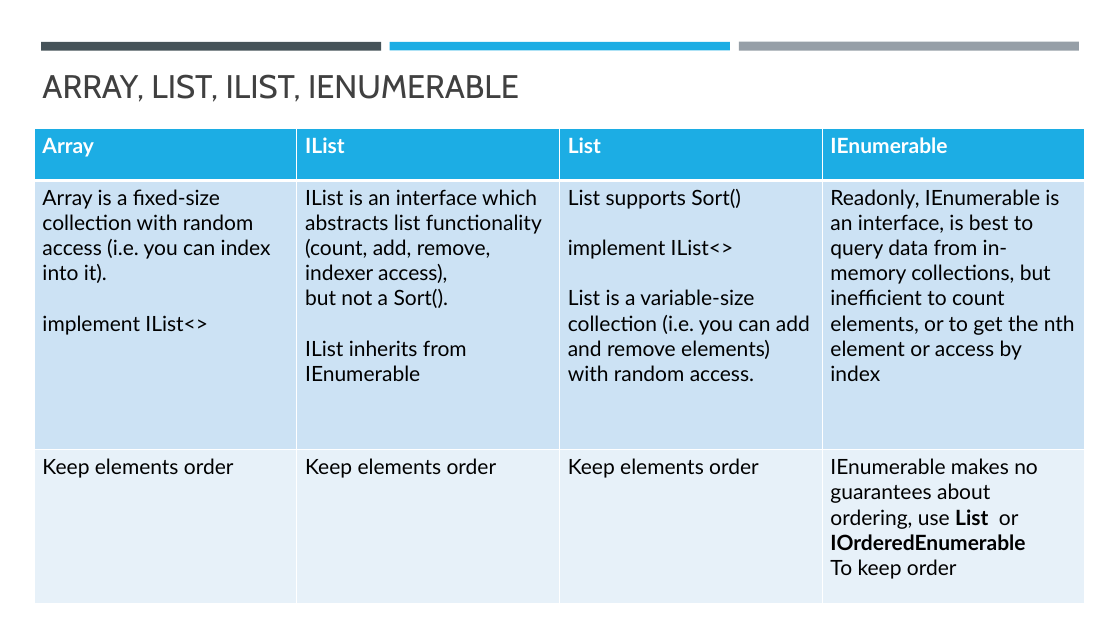
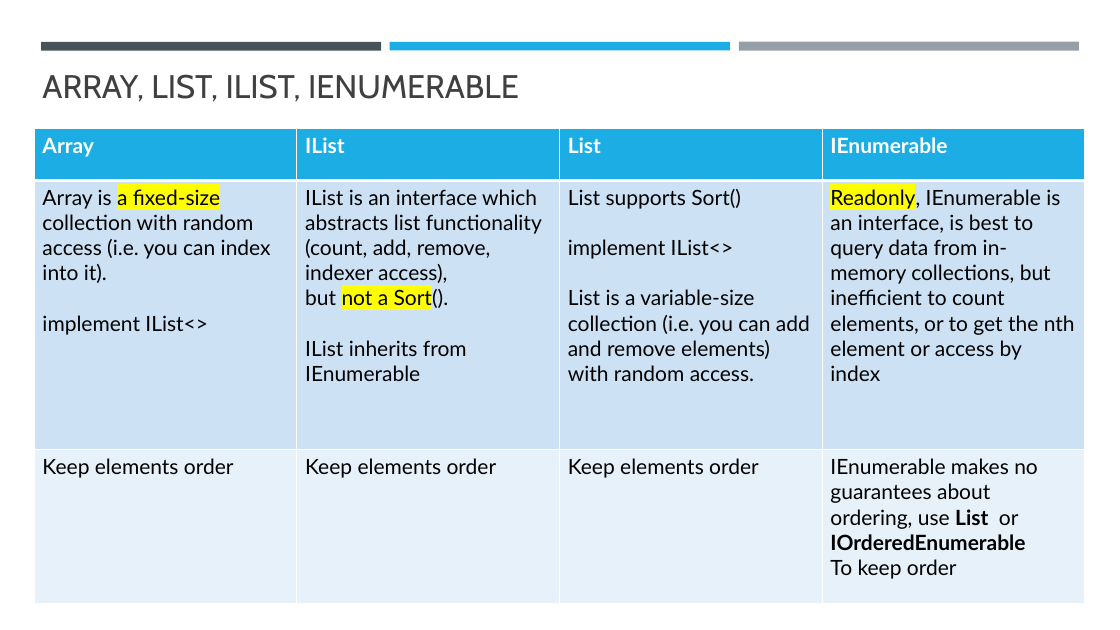
Before and after one commit to rafie-tarabay/BUE, a slide deck: slide 9 of Net Core 5.pptx. Drawn at 1120x630 pixels with LibreOffice and Linux fonts; fonts in the diff are those of the drawing. Boxes give left, top, right and bottom in pixels: in the first picture for what was removed or moved away, otherwise in the second. Text is boxed around its words. In the diff, an @@ line names an element or a change of style, - is before the commit and + after.

Commit message:
updates

```diff
--- a/Net Core 5.pptx
+++ b/Net Core 5.pptx
@@ table at <box>34,129,1086,604</box> @@
@@ highlight none to #FFFF00 in "a fixed-size", "not a Sort().", "Readonly," @@
```
Also in this commit, not shown: 2 other slides changed, 1 slide added.
